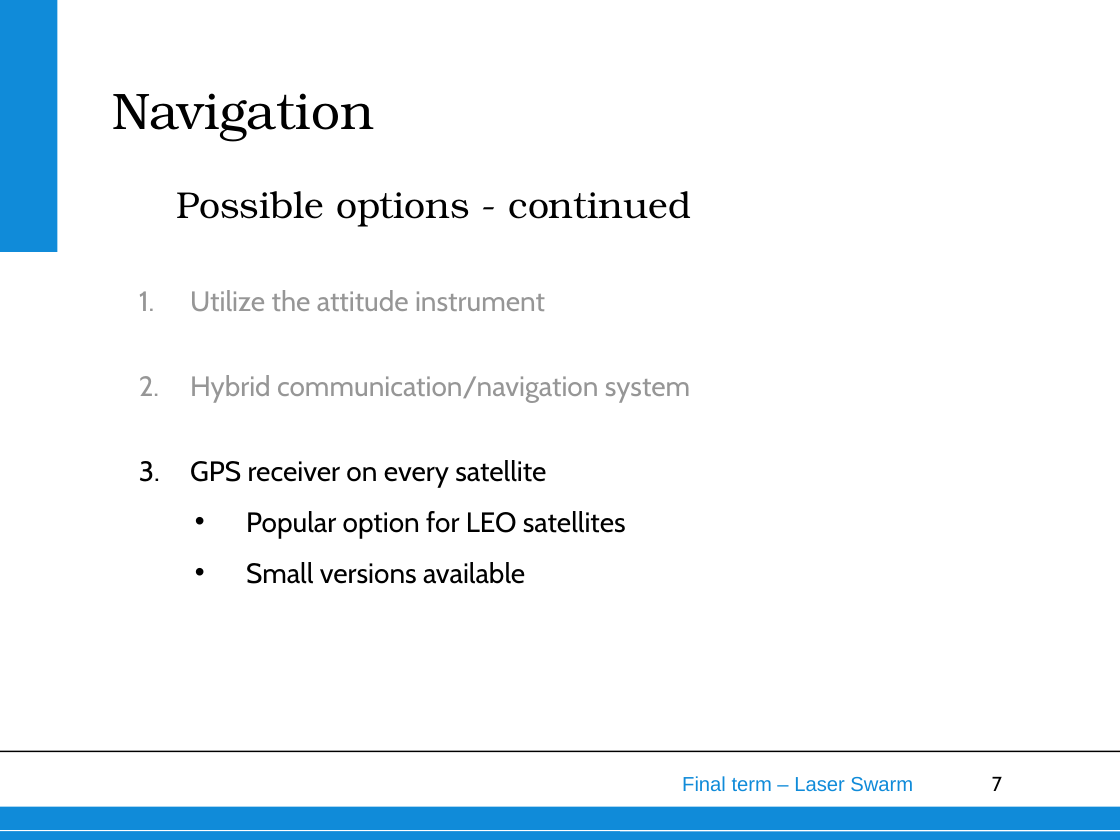
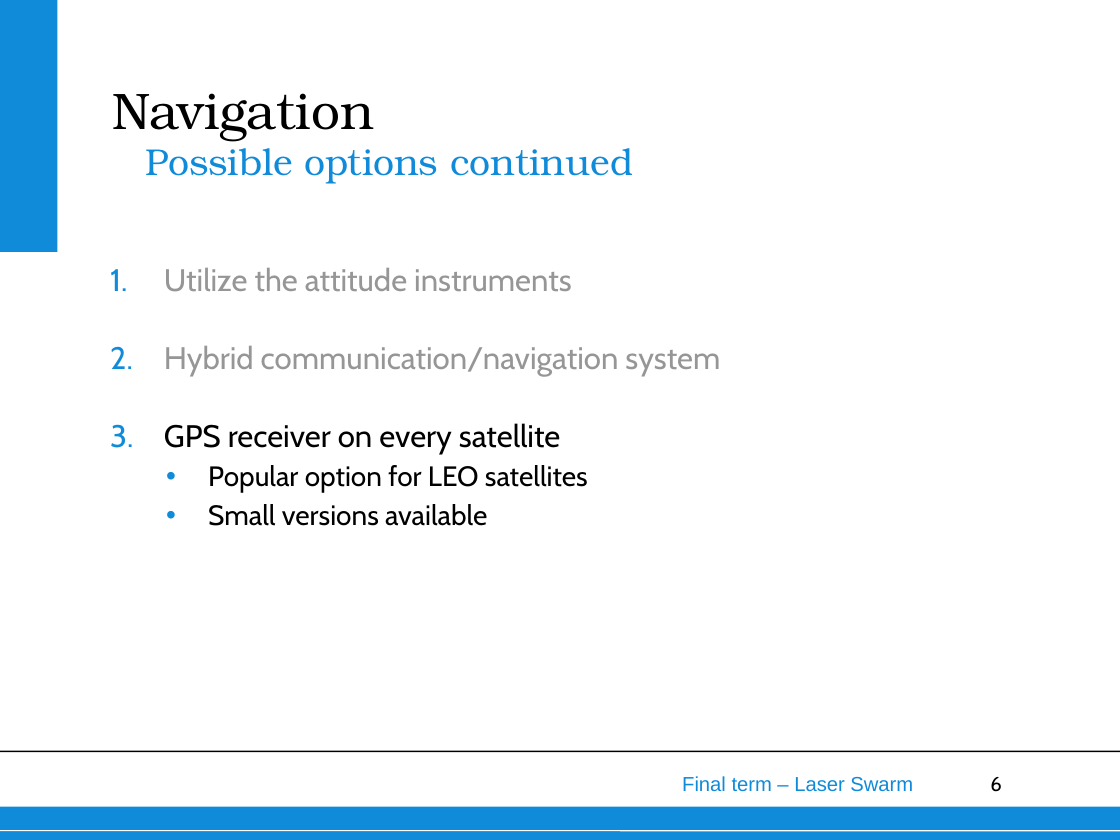
Before and after one commit to thewisenerd/laser-swarm, a slide deck: slide 6 of finalPresentation/subsections/Navigation.ppt (slide 7 before the commit). Drawn at 1120x840 pixels with LibreOffice and Linux fonts; fonts in the diff are those of the drawing; background and template pictures are left out. Boxes give left, top, right and bottom in pixels: in the first picture for what was removed or moved away, otherwise in the second. Text is boxed around its words. In the diff, an @@ line names an element or a change of style, - is before the commit and + after.

```diff
--- a/finalPresentation/subsections/Navigation.ppt
+++ b/finalPresentation/subsections/Navigation.ppt
@@ text at bbox=[145, 140, 633, 184]: text changed; text colour #000000 to #108BD9 @@
-Possible options - continued
+Possible options continued
@@ text "Possible options continued" at bbox=[145, 140, 633, 184]: vertical alignment bottom to top @@
@@ text "Utilize the attitude instruments": place and size @@
-text "Utilize the attitude instruments" at bbox=[190, 290, 690, 584]
+text "Utilize the attitude instruments" at bbox=[164, 268, 720, 526]
@@ text at bbox=[164, 268, 572, 292]: text changed; size 18 to 20 pt @@
-1. Utilize the attitude instrument
+1. Utilize the attitude instruments
@@ text at bbox=[164, 346, 720, 526]: size 18 to 20 pt in "Hybrid communication/navigation system", "GPS receiver on every satellite"; indent changed; line spacing 1 to 25pt; less space between paragraphs; bullet colour #969696 to #108BD9; bullet colour #000000 to #108BD9 @@
@@ page number at bbox=[990, 777, 1001, 792]: text changed @@
-7
+6
```
Also in this commit, not shown: 9 other slides changed, 1 slide removed.
